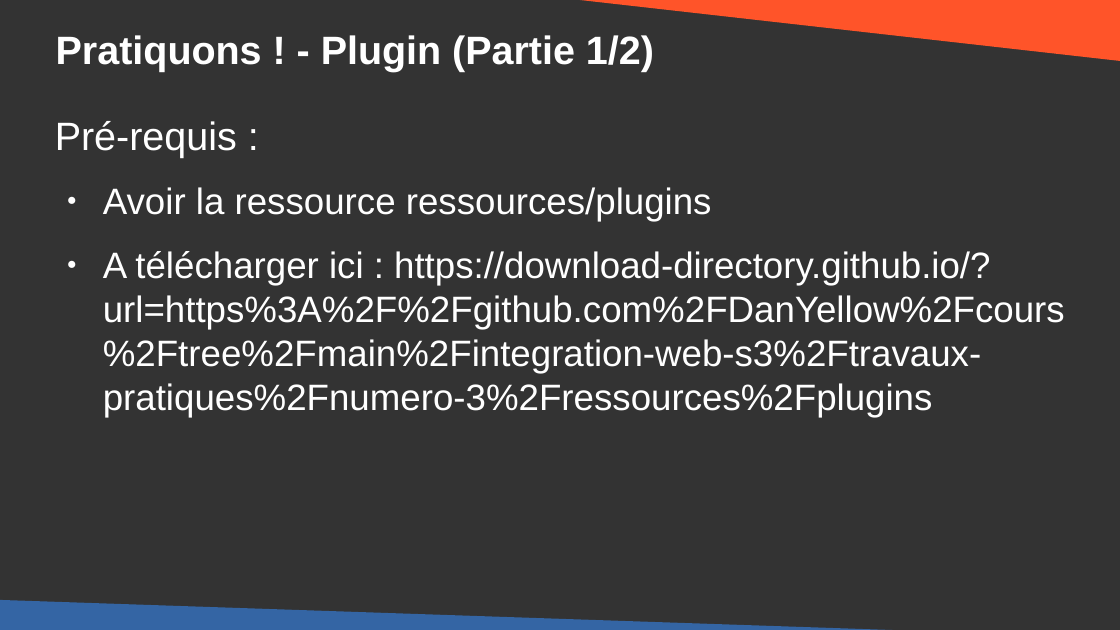
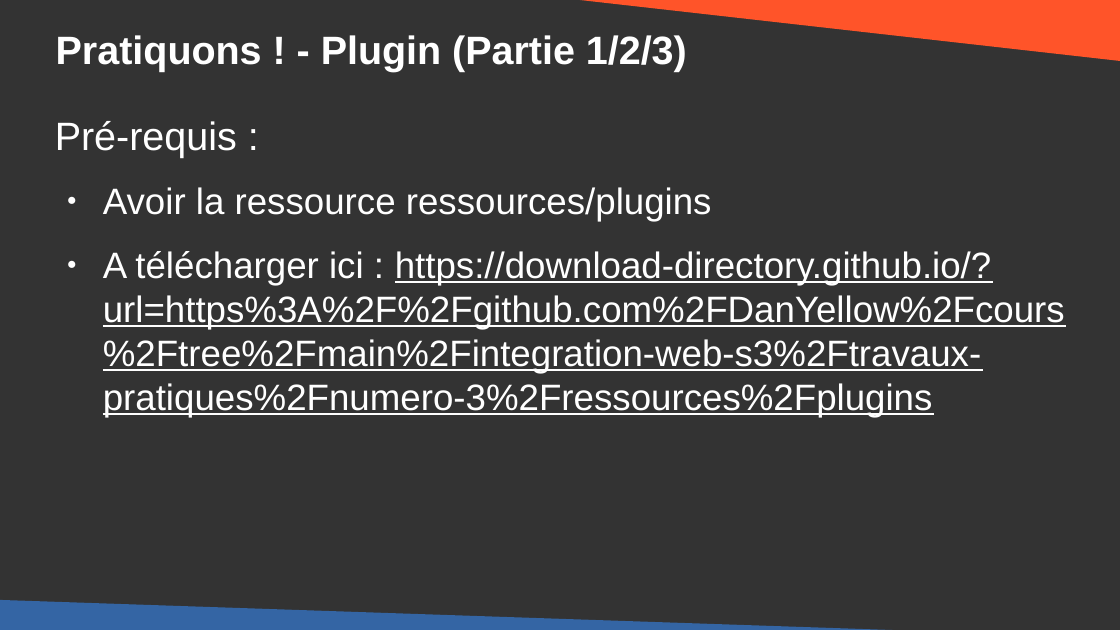
Before and after one commit to DanYellow/cours, a slide deck: slide 8 of integration-web-s3/travaux-pratiques/numero-3/presentation.odp. Drawn at 1120x630 pixels with LibreOffice and Linux fonts; fonts in the diff are those of the drawing. Boxes give left, top, right and bottom in pixels: in the first picture for what was removed or moved away, otherwise in the second. Text is boxed around its words. In the diff, an @@ line names an element or a change of style, - is before the commit and + after.

```diff
--- a/integration-web-s3/travaux-pratiques/numero-3/presentation.odp
+++ b/integration-web-s3/travaux-pratiques/numero-3/presentation.odp
@@ title at (x1=56, y1=35, x2=687, y2=72): text changed @@
-Pratiquons ! - Plugin (Partie 1/2)
+Pratiquons ! - Plugin (Partie 1/2/3)
@@ text at (x1=103, y1=251, x2=1065, y2=417): underline on in "https://download-directory.github.io/?url=https%3A%2F%2Fgith ..." @@
```
Also in this commit, not shown: 2 other files.
